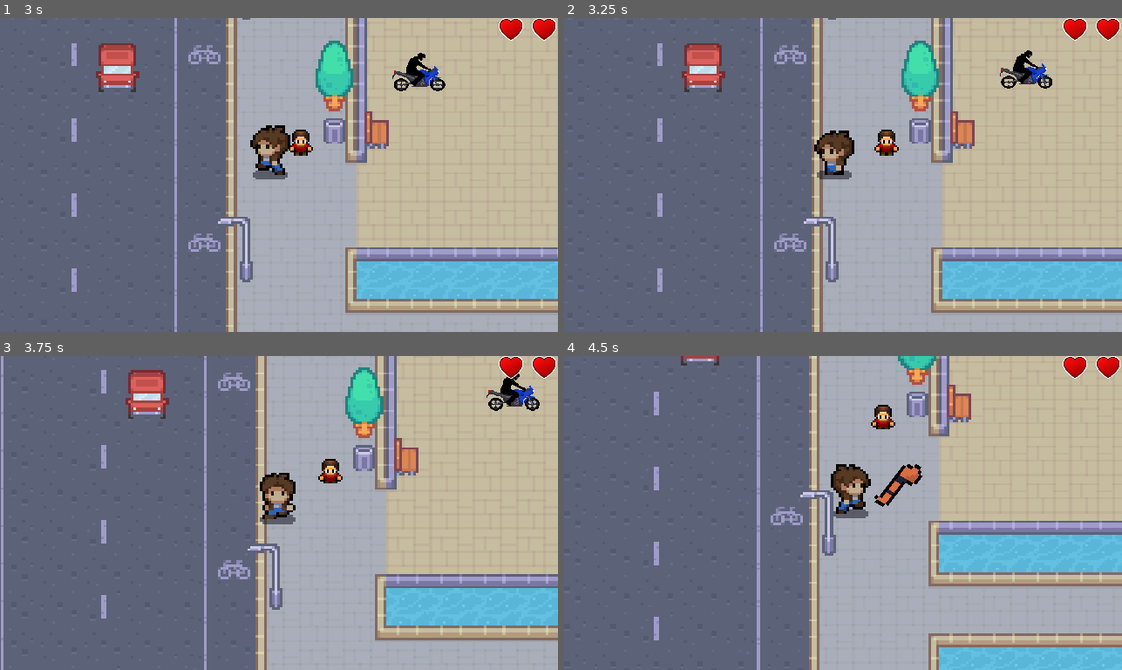
Above: before the commit, frames 1-4 (two rows, left to right).
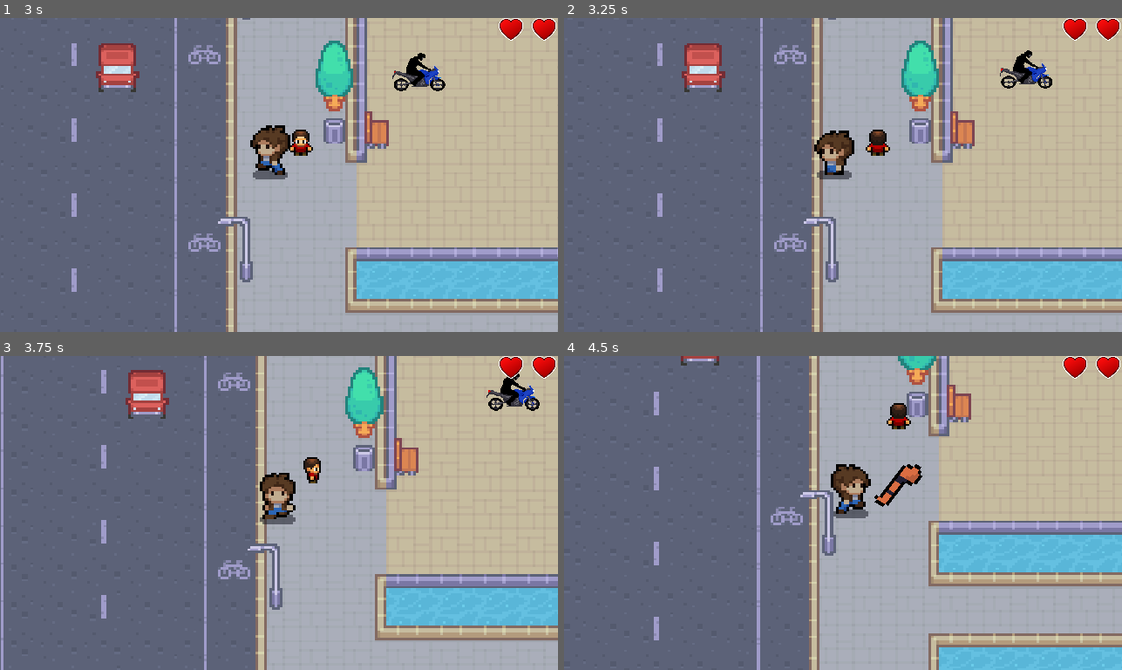
Above: after the commit, the same moments.

Repository: Lukebray/dublin-rpg
Game: Godot game, scene res://scenes/main.tscn
Same seed, same stepped clock (60 frames per second), same inputs: the game is played once before the commit and once after it.
Inputs:
- Up to frame 1 (3 s): hold W (up) 0.53-2.03 s; tap E (action) at 0.6, 1.35, 2.3, 2.85 s; hold A (left) from 2.03 s (still down); tap Space (attack) at 2.1 s
- Up to frame 2 (3.25 s): keep holding A (left)
- Up to frame 3 (3.75 s): release A (left) at 3.53 s; hold S (down) from 3.53 s (still down); tap E (action) at 3.6 s
- Up to frame 4 (4.5 s): release S (down) at 4.28 s; hold D (right) from 4.28 s (still down); tap Space (attack) at 4.35 s

Frame 1 is identical in both runs. In frame 2, 0.4% of the frame differs, in the area x 54-60%, y 35-44%; in frame 3, 0.5%; in frame 4, 0.5%, in the area x 55-63%, y 15-24%.

Commit message:
added voice line when chatting

Diff:
--- a/scenes/entities/npcs/npc.gd
+++ b/scenes/entities/npcs/npc.gd
@@ -63,9 +63,12 @@
 			$AnimatedSprite2D.play("walk_south")
 
 	if Input.is_action_just_pressed("action") && player_in_chat_zone == true:
-		print("chatting with NPC")
 		is_roaming = false
 		is_chatting = true
+
+		if !$AudioStreamPlayer2D.playing:
+			$AudioStreamPlayer2D.play()
+
 		$AnimatedSprite2D.play("idle")
 
 
@@ -101,7 +104,6 @@
 		velocity = current_agent_position.direction_to(next_path_position).normalized() * movement_speed
 
 
-
 func get_random_direction():
 	return choose([Vector2.RIGHT, Vector2.UP, Vector2.LEFT, Vector2.DOWN])
 
@@ -114,6 +116,8 @@
 func _on_chat_detection_body_exited(body):
 	if body.is_in_group("player"):
 		player_in_chat_zone = false
+		is_roaming = true
+		is_chatting = false
 
 
 func _on_timer_timeout():
--- a/scenes/entities/npcs/npc.tscn
+++ b/scenes/entities/npcs/npc.tscn
@@ -1,7 +1,8 @@
-[gd_scene load_steps=24 format=3 uid="uid://4cj1gs0njngd"]
+[gd_scene load_steps=25 format=3 uid="uid://4cj1gs0njngd"]
 
 [ext_resource type="Script" path="res://scenes/entities/npcs/npc.gd" id="1_fb8ey"]
 [ext_resource type="Texture2D" uid="uid://db06y7c5knnyp" path="res://art/npc/Human-Worker-Red.png" id="2_8h1gh"]
+[ext_resource type="AudioStream" uid="uid://dyofred2hhg31" path="res://audio/npc1/euro_for_a_hostel.mp3" id="2_bnsw6"]
 
 [sub_resource type="AtlasTexture" id="AtlasTexture_ssvk4"]
 atlas = ExtResource("2_8h1gh")
@@ -169,6 +170,10 @@
 motion_mode = 1
 script = ExtResource("1_fb8ey")
 
+[node name="AudioStreamPlayer2D" type="AudioStreamPlayer2D" parent="."]
+stream = ExtResource("2_bnsw6")
+bus = &"SFX"
+
 [node name="NavigationAgent2D" type="NavigationAgent2D" parent="."]
 
 [node name="AnimatedSprite2D" type="AnimatedSprite2D" parent="."]
Not shown, added: audio/npc1/euro_for_a_hostel.mp3.import
Not shown, added: audio/euro_for_a_hostel.m4a
Not shown, added: audio/npc1/euro_for_a_hostel.mp3
Not shown, added: scenes/entities/npcs/euro_for_a_hostel.m4a
